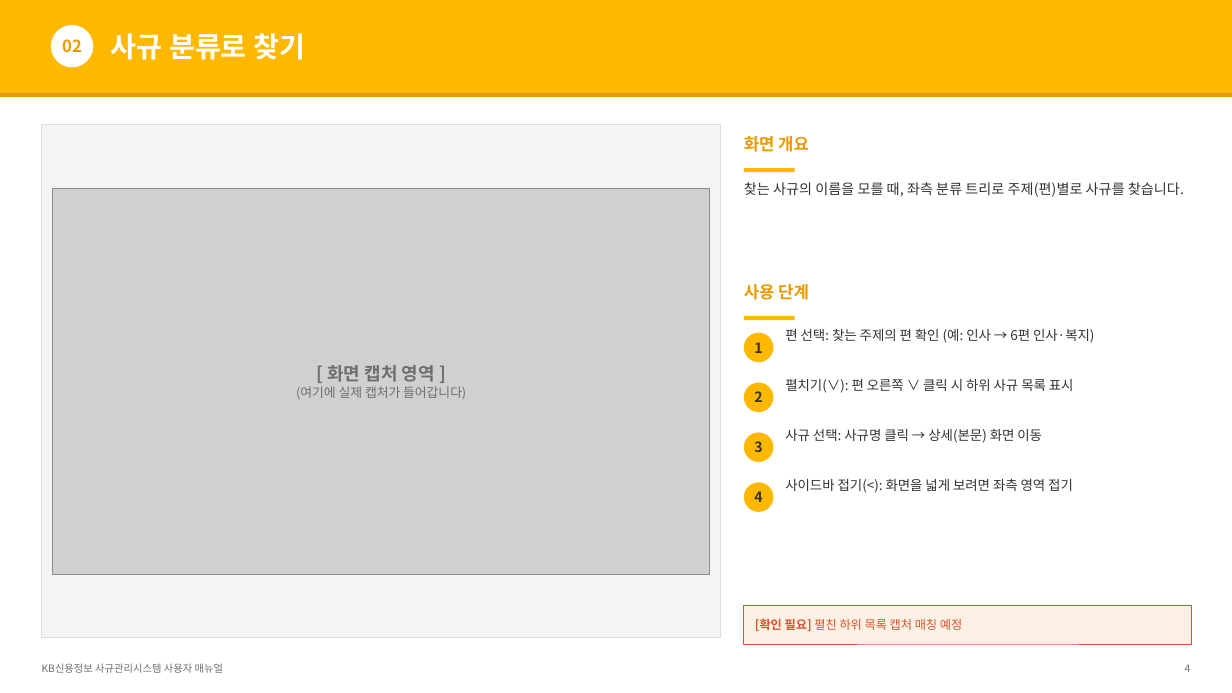
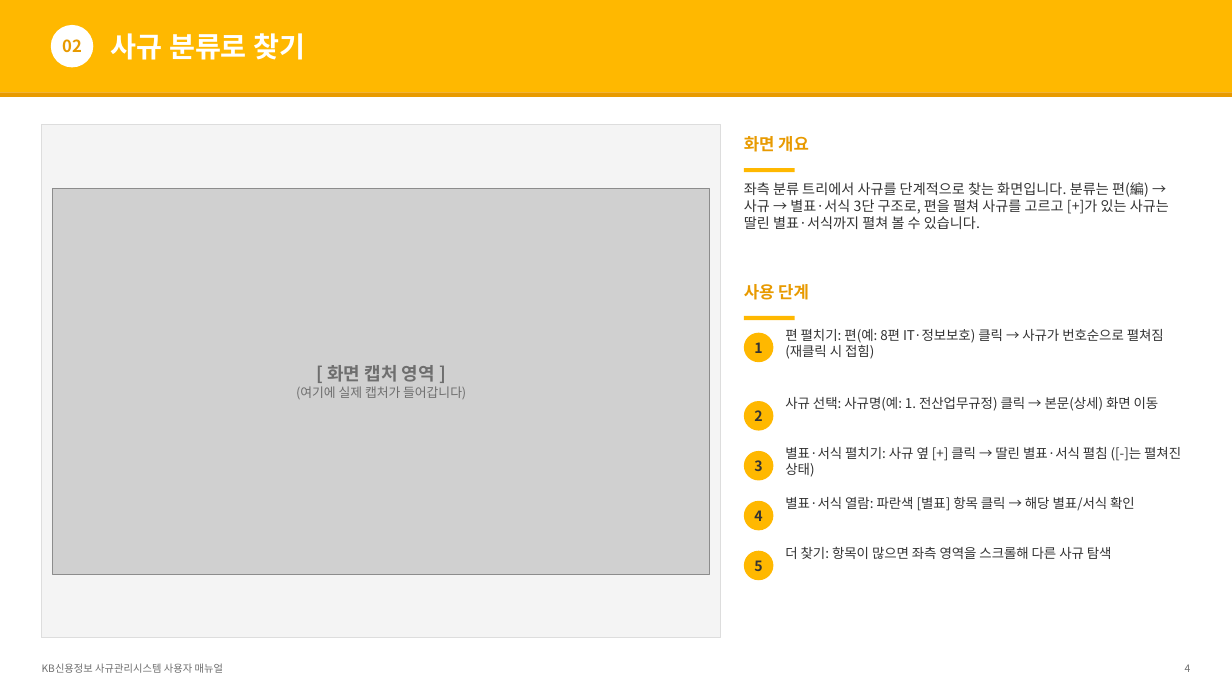
Before and after one commit to di-Seo-KR/kbci-rule, a slide deck: slide 4 of 사용자매뉴얼/생성본/KB사규관리시스템_사용자매뉴얼_초안.pptx. Drawn at 1232x693 pixels with LibreOffice and Linux fonts; fonts in the diff are those of the drawing; grey boxes stand for pictures. Boxes give left, top, right and bottom in pixels: in the first picture for what was removed or moved away, otherwise in the second. Text is boxed around its words. In the diff, an @@ line names an element or a change of style, - is before the commit and + after.

```diff
--- a/사용자매뉴얼/생성본/KB사규관리시스템_사용자매뉴얼_초안.pptx
+++ b/사용자매뉴얼/생성본/KB사규관리시스템_사용자매뉴얼_초안.pptx
@@ text at (744, 182, 1169, 229): text changed @@
-찾는 사규의 이름을 모를 때, 좌측 분류 트리로 주제(편)별로 사규를 찾습니다.
+좌측 분류 트리에서 사규를 단계적으로 찾는 화면입니다. 분류는 편(編) → 사규 → 별표·서식 3단 구조로, 편을 펼쳐 사규를 고르고 [+]가 있는 사규는 딸린 별표·서식까지 펼쳐 볼 수 있습니다.
@@ text at (785, 329, 1164, 359): text changed @@
-편 선택: 찾는 주제의 편 확인 (예: 인사 → 6편 인사·복지)
+편 펼치기: 편(예: 8편 IT·정보보호) 클릭 → 사규가 번호순으로 펼쳐짐 (재클릭 시 접힘)
@@ text at (785, 397, 1159, 411): text changed @@
-펼치기(∨): 편 오른쪽 ∨ 클릭 시 하위 사규 목록 표시
+사규 선택: 사규명(예: 1. 전산업무규정) 클릭 → 본문(상세) 화면 이동
@@ text at (785, 447, 1181, 477): text changed @@
-사규 선택: 사규명 클릭 → 상세(본문) 화면 이동
+별표·서식 펼치기: 사규 옆 [+] 클릭 → 딸린 별표·서식 펼침 ([-]는 펼쳐진 상태)
@@ 3 ellipses: place and size @@
-3 ellipses at (744, 383, 774, 512)
+3 ellipses at (744, 401, 774, 531)
@@ text at (785, 496, 1135, 511): text changed @@
-사이드바 접기(<): 화면을 넓게 보려면 좌측 영역 접기
+별표·서식 열람: 파란색 [별표] 항목 클릭 → 해당 별표/서식 확인
@@ ellipse added at (744, 551, 774, 580), fill #FFB800, 11 pt, text #333333, bold @@
+5
@@ text at (785, 546, 1112, 559): text changed; size 9.5 to 10.5 pt; text colour #D9532C to #333333 @@
-[확인 필요] 펼친 하위 목록 캡처 매칭 예정
+더 찾기: 항목이 많으면 좌측 영역을 스크롤해 다른 사규 탐색
@@ text "더 찾기: 항목이 많으면 좌측 ..." at (785, 546, 1112, 559): vertical alignment middle to top @@
@@ rectangle removed at (744, 605, 1192, 644) @@
```
Also in this commit, not shown: 1 other slide changed, 1 other file.
